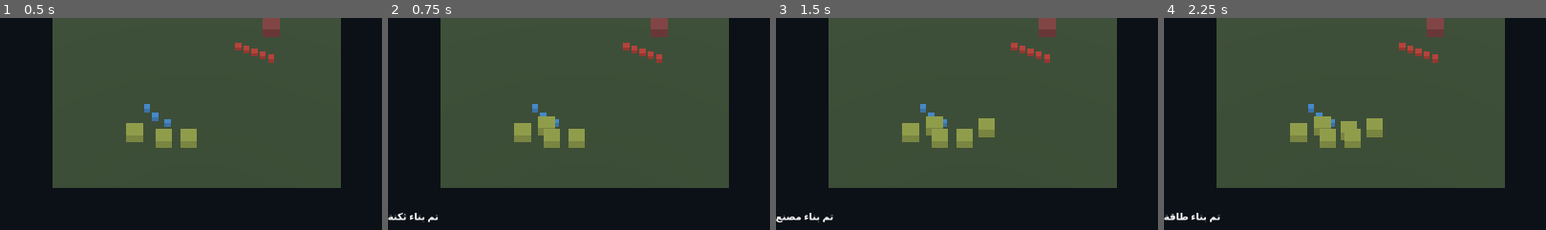
Above: before the commit, frames 1-4 (left to right).
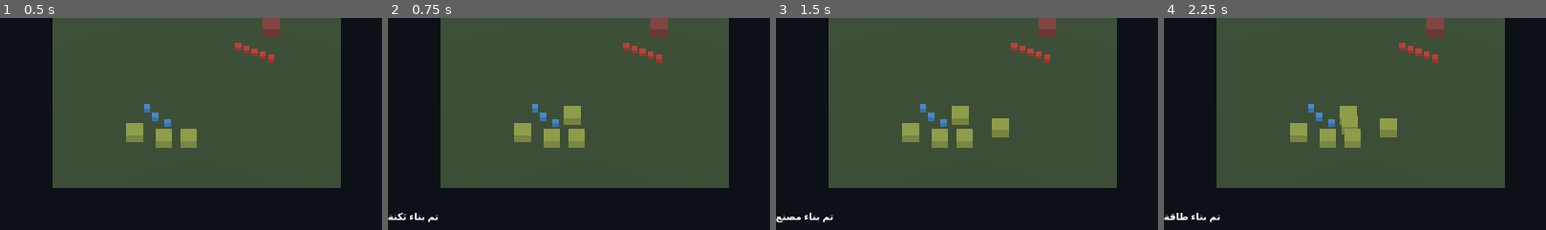
Above: after the commit, the same moments.

Repository: gsgsghdv-pixel/NEW-ERA-RTS
Game: Godot game, scene res://scenes/main.tscn
Same seed, same stepped clock (60 frames per second), same inputs: the game is played once before the commit and once after it.
Inputs:
- Up to frame 1 (0.5 s): no input
- Up to frame 2 (0.75 s): click "ثكنة — 1500" at 0.5 s
- Up to frame 3 (1.5 s): click "مصنع — 2500" at 1.25 s
- Up to frame 4 (2.25 s): click "طاقة — 1000" at 2 s
The pictures show only the part of the screen within x 24-74%, y 34-84%; the shares and areas given below are measured in that part.

Frame 1 is identical in both runs. In frame 2, 0.7% of the frame differs, in the area x 39-51%, y 41-56%; in frame 3, 1.4%; in frame 4, 1.4%, in the area x 39-61%, y 41-58%.

Commit message:
Implement LAN gameplay RPC sync and fix entity IDs

Diff:
--- a/scripts/main.gd
+++ b/scripts/main.gd
@@ -3,6 +3,7 @@
 const PORT := 27015
 const MAP_SIZE := 70.0
 const START_RESOURCES := 12000
+const SNAPSHOT_INTERVAL := 0.25
 var resources := START_RESOURCES
 var power := 100
 var kills := 0
@@ -23,6 +24,8 @@
 var next_id := 1
 var sim_time := 0.0
 var enemy_time := 0.0
+var snapshot_time := 0.0
+var handshake_ok := true
 var maps := ["وادي الأرز","الساحل","الصحراء","المدينة","الحدود"]
 var factions := ["لبنان","الشام","الرافدين","المشرق"]
 var costs := {"جندي":350,"دبابة":900,"مدفعية":1200,"طائرة":1600}
@@ -41,6 +44,8 @@
     _spawn_building("مصنع",Vector3(-2,0,20),0)
     _spawn_building("مقر",Vector3(18,0,-18),1)
     _spawn_enemy()
+    multiplayer.peer_connected.connect(_on_peer_connected)
+    multiplayer.peer_disconnected.connect(_on_peer_disconnected)
     _update()
 
 func _world() -> void:
@@ -149,6 +154,7 @@
 func _process(delta: float) -> void:
     sim_time += delta
     enemy_time += delta
+    snapshot_time += delta
     if enemy_time > max(1.5,4.0-difficulty):
         enemy_time = 0.0
         _enemy_attack()
@@ -157,6 +163,9 @@
             var target: Vector3 = u.get_meta("target")
             u.position = u.position.move_toward(target, float(speed.get(u.get_meta("kind"),4.0))*delta)
             if u.position.distance_to(target) < 0.2: u.remove_meta("target")
+    if multiplayer.is_server() and snapshot_time >= SNAPSHOT_INTERVAL:
+        snapshot_time = 0.0
+        _broadcast_snapshot()
     _update()
 
 func _unhandled_input(ev: InputEvent) -> void:
@@ -166,7 +175,13 @@
         if m.button_index == MOUSE_BUTTON_LEFT:
             _select_near(world)
         elif m.button_index == MOUSE_BUTTON_RIGHT and not selected.is_empty():
-            for u in selected: u.set_meta("target",world)
+            var ids: Array[int] = []
+            for u in selected:
+                if is_instance_valid(u): ids.append(int(u.get_meta("id",0)))
+            if multiplayer.multiplayer_peer != null and not multiplayer.is_server():
+                if handshake_ok: request_move.rpc_id(1,ids,_safe_pos(world))
+            else:
+                _apply_move(ids,_safe_pos(world))
             _log("تم إصدار أمر الحركة للوحدات المحددة")
     if ev is InputEventKey and ev.pressed and not ev.echo:
         if ev.keycode == KEY_1: _produce("جندي")
@@ -180,18 +195,24 @@
     var t := -from.y/dir.y if abs(dir.y)>0.001 else 0.0
     return from + dir*t
 
+func _safe_pos(p: Vector3) -> Vector3:
+    var limit := MAP_SIZE * 0.5 - 2.0
+    return Vector3(clamp(p.x,-limit,limit),0.0,clamp(p.z,-limit,limit))
+
 func _select_near(p: Vector3) -> void:
     selected.clear()
     for u in units:
         if is_instance_valid(u) and u.position.distance_to(p)<2.8: selected.append(u)
     _log("تم تحديد %d وحدة" % selected.size())
 
-func _spawn_unit(kind: String, pos: Vector3, team: int) -> Node3D:
+func _spawn_unit(kind: String, pos: Vector3, team: int, forced_id: int = -1) -> Node3D:
     var u := Node3D.new()
-    u.name = kind + "_%d" % next_id
-    next_id += 1
-    u.position = pos
-    u.set_meta("kind",kind); u.set_meta("team",team); u.set_meta("hp",float(hp[kind])); u.set_meta("id",next_id)
+    var entity_id := forced_id if forced_id > 0 else next_id
+    if forced_id <= 0: next_id += 1
+    else: next_id = max(next_id,forced_id + 1)
+    u.name = kind + "_%d" % entity_id
+    u.position = _safe_pos(pos)
+    u.set_meta("kind",kind); u.set_meta("team",team); u.set_meta("hp",float(hp.get(kind,100.0))); u.set_meta("id",entity_id)
     var mesh := MeshInstance3D.new()
     var box := BoxMesh.new()
     box.size = Vector3(1.5,1.2,1.5) if kind != "طائرة" else Vector3(2.2,0.4,1.2)
@@ -209,11 +230,14 @@
 func _spawn_enemy() -> void:
     for i in range(5): _spawn_unit("جندي" if i%2==0 else "دبابة",Vector3(10+i*2,0,-12+i),1)
 
-func _spawn_building(kind: String, pos: Vector3, team: int) -> Node3D:
+func _spawn_building(kind: String, pos: Vector3, team: int, forced_id: int = -1) -> Node3D:
     var b := Node3D.new()
-    b.name = kind
-    b.position = pos
-    b.set_meta("kind",kind); b.set_meta("team",team); b.set_meta("hp",1200.0)
+    var entity_id := forced_id if forced_id > 0 else next_id
+    if forced_id <= 0: next_id += 1
+    else: next_id = max(next_id,forced_id + 1)
+    b.name = kind + "_%d" % entity_id
+    b.position = _safe_pos(pos)
+    b.set_meta("kind",kind); b.set_meta("team",team); b.set_meta("hp",1200.0); b.set_meta("id",entity_id)
     var mesh := MeshInstance3D.new()
     var box := BoxMesh.new()
     box.size = Vector3(4,2.5,4)
@@ -226,15 +250,30 @@
     return b
 
 func _build(kind: String, cost: int) -> void:
+    if not _can_issue_local(): return
+    if multiplayer.multiplayer_peer != null and not multiplayer.is_server():
+        if handshake_ok: request_build.rpc_id(1,kind,cost)
+        return
+    _apply_build(kind,cost)
+
+func _apply_build(kind: String, cost: int) -> void:
     if resources < cost: _log("الموارد غير كافية"); return
     resources -= cost
-    _spawn_building(kind,Vector3(-10+randf()*18,0,10+randf()*8),0)
+    _spawn_building(kind,_safe_pos(Vector3(-10+randf()*18,0,10+randf()*8)),0)
     _log("تم بناء %s" % kind)
 
 func _produce(kind: String) -> void:
+    if not _can_issue_local(): return
+    if multiplayer.multiplayer_peer != null and not multiplayer.is_server():
+        if handshake_ok: request_produce.rpc_id(1,kind)
+        return
+    _apply_produce(kind)
+
+func _apply_produce(kind: String) -> void:
+    if not costs.has(kind): return
     var cost: int = costs[kind]
     if resources < cost: _log("الموارد غير كافية"); return
-    if kind in ["جندي"] and not _has_building("ثكنة"): _log("تحتاج إلى ثكنة"); return
+    if kind == "جندي" and not _has_building("ثكنة"): _log("تحتاج إلى ثكنة"); return
     if kind in ["دبابة","مدفعية","طائرة"] and not _has_building("مصنع"): _log("تحتاج إلى مصنع"); return
     resources -= cost
     var pos := Vector3(-10+randf()*10,0,12+randf()*8)
@@ -254,14 +293,20 @@
         units.erase(u); selected.erase(u); u.queue_free(); _log("تحذير: فقدت وحدة")
 
 func _cycle_faction() -> void:
+    if multiplayer.multiplayer_peer != null and not multiplayer.is_server():
+        _log("تغيير الفصيل يتم من المضيف في LAN"); return
     faction = factions[(factions.find(faction)+1)%factions.size()]
     _log("الفصيل: %s" % faction)
 
 func _cycle_ai() -> void:
+    if multiplayer.multiplayer_peer != null and not multiplayer.is_server():
+        _log("تغيير AI يتم من المضيف في LAN"); return
     difficulty = 1 if difficulty>=3 else difficulty+1
     _log("مستوى AI: %d" % difficulty)
 
 func _cycle_map() -> void:
+    if multiplayer.multiplayer_peer != null and not multiplayer.is_server():
+        _log("تغيير الخريطة يتم من المضيف في LAN"); return
     map_index = (map_index+1)%maps.size()
     _log("الخريطة: %s" % maps[map_index])
 
@@ -281,14 +326,132 @@
 func _host() -> void:
     if peer!=null: return
     peer=ENetMultiplayerPeer.new(); var err=peer.create_server(PORT,8)
-    if err==OK: multiplayer.multiplayer_peer=peer; _log("تم فتح LAN على المنفذ 27015")
+    if err==OK:
+        multiplayer.multiplayer_peer=peer
+        handshake_ok=true
+        _log("تم فتح LAN على المنفذ 27015")
     else: _log("فشل LAN: %s" % err)
 
 func _join() -> void:
     if peer!=null: return
     peer=ENetMultiplayerPeer.new(); var err=peer.create_client(ip_edit.text.strip_edges(),PORT)
-    if err==OK: multiplayer.multiplayer_peer=peer; _log("جارٍ الاتصال بالمضيف")
+    if err==OK:
+        multiplayer.multiplayer_peer=peer
+        handshake_ok=false
+        _log("جارٍ الاتصال بالمضيف")
     else: _log("فشل الاتصال: %s" % err)
+
+func _on_peer_connected(id: int) -> void:
+    if multiplayer.is_server():
+        _log("اتصل لاعب LAN: %d" % id)
+        _broadcast_snapshot_to(id)
+
+func _on_peer_disconnected(id: int) -> void:
+    _log("غادر لاعب LAN: %d" % id)
+
+func _can_issue_local() -> bool:
+    if multiplayer.multiplayer_peer == null: return true
+    if multiplayer.is_server(): return true
+    if not handshake_ok:
+        _log("LAN غير جاهز: تحقق من إصدار اللعبة")
+        return false
+    return true
+
+func _unit_state(u: Node3D) -> Dictionary:
+    return {"id":int(u.get_meta("id",0)),"kind":str(u.get_meta("kind","جندي")),"team":int(u.get_meta("team",0)),"hp":float(u.get_meta("hp",100.0)),"pos":[u.position.x,u.position.y,u.position.z]}
+
+func _building_state(b: Node3D) -> Dictionary:
+    return {"id":int(b.get_meta("id",0)),"kind":str(b.get_meta("kind","مقر")),"team":int(b.get_meta("team",0)),"hp":float(b.get_meta("hp",1200.0)),"pos":[b.position.x,b.position.y,b.position.z]}
+
+func _make_snapshot() -> Dictionary:
+    var us: Array = []
+    var bs: Array = []
+    for u in units:
+        if is_instance_valid(u): us.append(_unit_state(u))
+    for b in buildings:
+        if is_instance_valid(b): bs.append(_building_state(b))
+    return {"resources":resources,"power":power,"kills":kills,"wave":wave,"difficulty":difficulty,"faction":faction,"mission":mission,"map":map_index,"units":us,"buildings":bs}
+
+func _broadcast_snapshot() -> void:
+    if multiplayer.is_server(): sync_snapshot.rpc(_make_snapshot())
+
+func _broadcast_snapshot_to(id: int) -> void:
+    if multiplayer.is_server(): sync_snapshot.rpc_id(id,_make_snapshot())
+
+@rpc("authority", "unreliable_ordered")
+func sync_snapshot(state: Dictionary) -> void:
+    resources = int(state.get("resources",resources))
+    power = int(state.get("power",power))
+    kills = int(state.get("kills",kills))
+    wave = int(state.get("wave",wave))
+    difficulty = int(state.get("difficulty",difficulty))
+    faction = str(state.get("faction",faction))
+    mission = int(state.get("mission",mission))
+    map_index = clampi(int(state.get("map",map_index)),0,maps.size()-1)
+    if multiplayer.is_server(): return
+    _apply_unit_snapshot(state.get("units",[]))
+    _apply_building_snapshot(state.get("buildings",[]))
+
+func _apply_unit_snapshot(states: Array) -> void:
+    var wanted := {}
+    for data in states:
+        if typeof(data) != TYPE_DICTIONARY: continue
+        var id := int(data.get("id",0)); wanted[id] = true
+        var u := _find_unit(id)
+        if u == null:
+            u = _spawn_unit(str(data.get("kind","جندي")),_array_pos(data.get("pos",[])),int(data.get("team",0)),id)
+        u.position = _safe_pos(_array_pos(data.get("pos",[])))
+        u.set_meta("hp",float(data.get("hp",100.0)))
+    for u in units.duplicate():
+        if is_instance_valid(u) and not wanted.has(int(u.get_meta("id",0))):
+            units.erase(u); selected.erase(u); u.queue_free()
+
+func _apply_building_snapshot(states: Array) -> void:
+    var wanted := {}
+    for data in states:
+        if typeof(data) != TYPE_DICTIONARY: continue
+        var id := int(data.get("id",0)); wanted[id] = true
+        var b := _find_building(id)
+        if b == null: b = _spawn_building(str(data.get("kind","مقر")),_array_pos(data.get("pos",[])),int(data.get("team",0)),id)
+        b.position = _safe_pos(_array_pos(data.get("pos",[])))
+        b.set_meta("hp",float(data.get("hp",1200.0)))
+    for b in buildings.duplicate():
+        if is_instance_valid(b) and not wanted.has(int(b.get_meta("id",0))):
+            buildings.erase(b); b.queue_free()
+
+func _array_pos(value: Variant) -> Vector3:
+    if value is Array and value.size() >= 3: return Vector3(float(value[0]),float(value[1]),float(value[2]))
+    return Vector3.ZERO
+
+func _find_unit(id: int) -> Node3D:
+    for u in units:
+        if is_instance_valid(u) and int(u.get_meta("id",0)) == id: return u
+    return null
+
+func _find_building(id: int) -> Node3D:
+    for b in buildings:
+        if is_instance_valid(b) and int(b.get_meta("id",0)) == id: return b
+    return null
+
+@rpc("any_peer", "reliable")
+func request_move(ids: Array, target: Vector3) -> void:
+    if not multiplayer.is_server(): return
+    _apply_move(ids,_safe_pos(target))
+
+func _apply_move(ids: Array, target: Vector3) -> void:
+    for id_value in ids:
+        var u := _find_unit(int(id_value))
+        if u != null and int(u.get_meta("team",0)) == 0: u.set_meta("target",_safe_pos(target))
+
+@rpc("any_peer", "reliable")
+func request_produce(kind: String) -> void:
+    if not multiplayer.is_server(): return
+    _apply_produce(kind)
+
+@rpc("any_peer", "reliable")
+func request_build(kind: String, cost: int) -> void:
+    if not multiplayer.is_server(): return
+    _apply_build(kind,cost)
 
 func _update() -> void:
     if status: status.text = "المهمة %d | %s | الخريطة: %s | الموارد: %d | الطاقة: %d | التقنية: RTS | قتلى: %d" % [mission,faction,maps[map_index],resources,power,kills]
